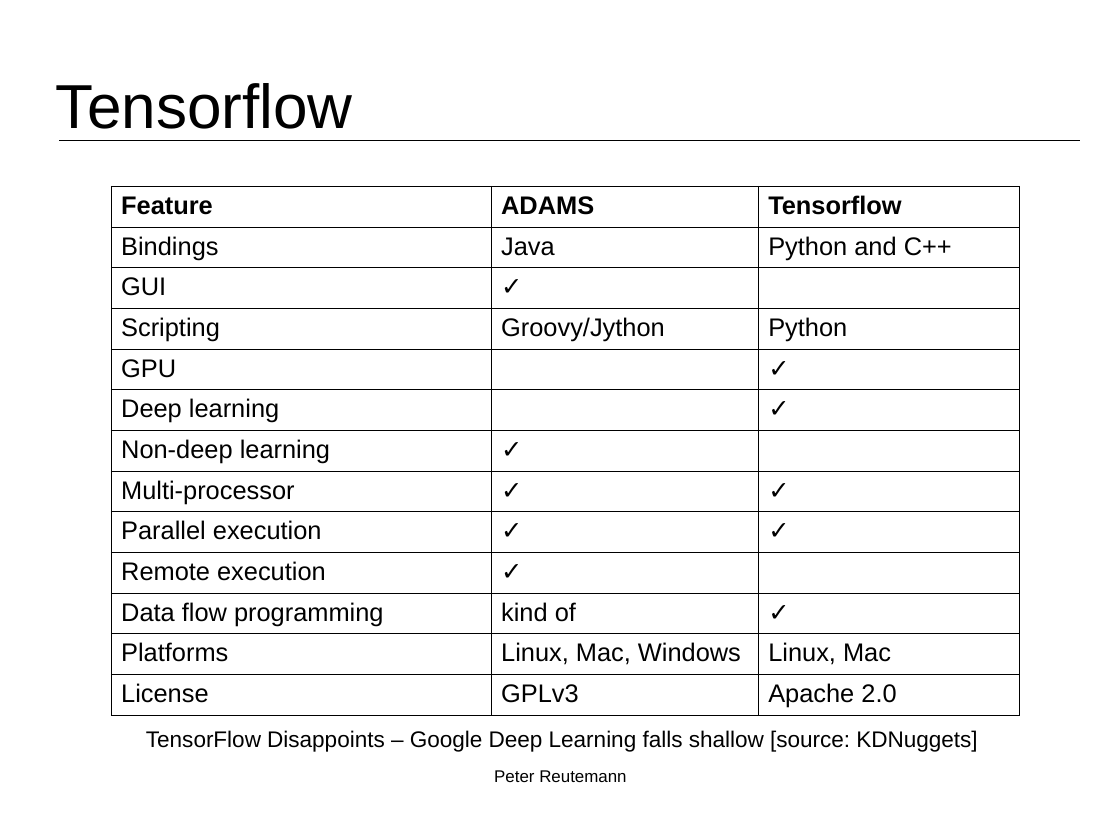
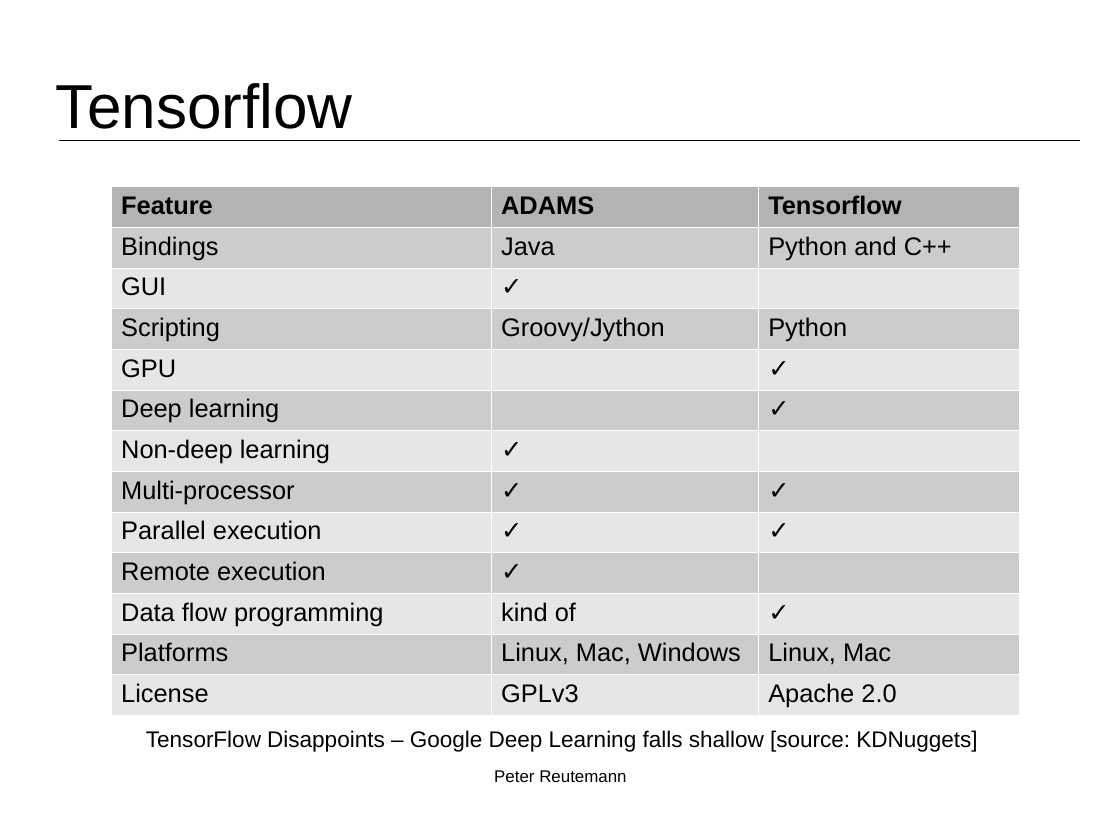
Before and after one commit to fracpete/kuching-2015, a slide deck: slide 19 of 1_intro/kuching2015_intro.odp. Drawn at 1120x840 pixels with LibreOffice and Linux fonts; fonts in the diff are those of the drawing; background and template pictures are left out. Boxes give left, top, right and bottom in pixels: in the first picture for what was removed or moved away, otherwise in the second. Text is boxed around its words. In the diff, an @@ line names an element or a change of style, - is before the commit and + after.

```diff
--- a/1_intro/kuching2015_intro.odp
+++ b/1_intro/kuching2015_intro.odp
@@ table at (111,186,1019,712) @@
@@ fill none to #B3B3B3 in row 1 @@
@@ fill none to #CCCCCC in 16 cells @@
@@ fill none to #E6E6E6 in 15 cells @@
@@ borders changed @@
```
Also in this commit, not shown: 1 other slide changed, 2 other files.
